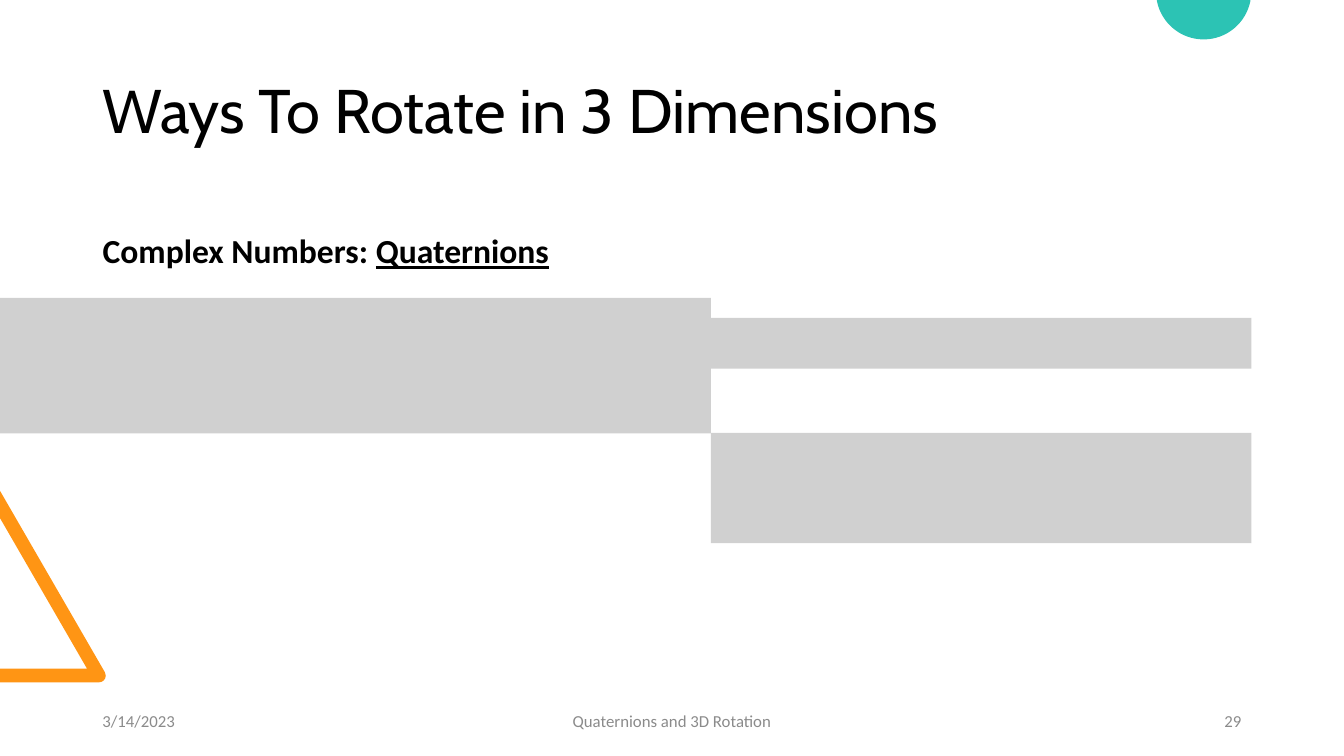
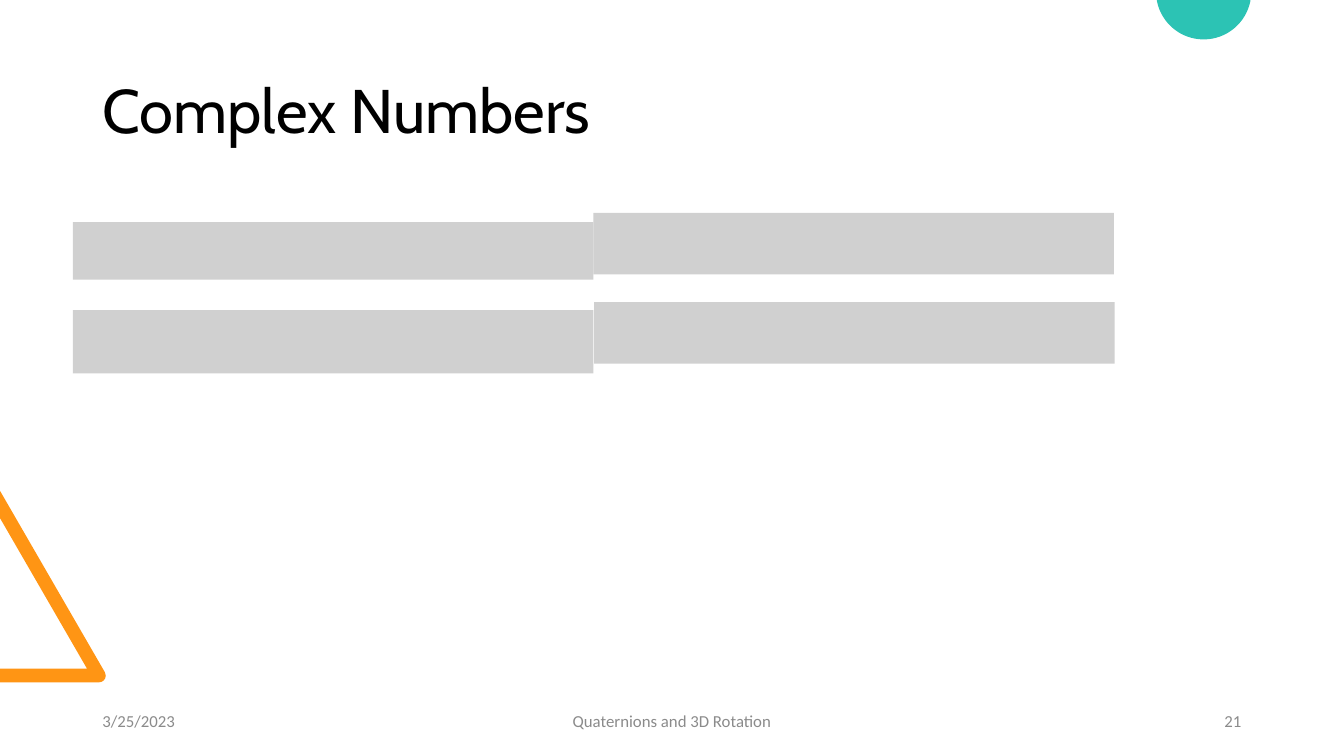
Before and after one commit to LukasGoodman23/QuaternionsVSEulerRotations, a slide deck: slide 21 of Quaternions and Three-Dimensional Rotations.pptx (slide 29 before the commit). Drawn at 1344x756 pixels with LibreOffice and Linux fonts; fonts in the diff are those of the drawing; grey boxes stand for pictures. Boxes give left, top, right and bottom in pixels: in the first picture for what was removed or moved away, otherwise in the second. Text is boxed around its words. In the diff, an @@ line names an element or a change of style, - is before the commit and + after.

```diff
--- a/Quaternions and Three-Dimensional Rotations.pptx
+++ b/Quaternions and Three-Dimensional Rotations.pptx
@@ title at (103,86,591,147): text changed @@
-Ways To Rotate in 3 Dimensions
+Complex Numbers
@@ picture added at (73,222,594,279) @@
@@ text removed at (103,239,549,269) @@
-Complex Numbers: Quaternions
@@ picture added at (594,213,1115,274) @@
@@ picture removed at (0,297,711,434) @@
@@ picture added at (73,311,594,374) @@
@@ picture added at (594,302,1115,364) @@
@@ picture removed at (711,318,1251,368) @@
@@ picture removed at (711,434,1251,543) @@
@@ text at (102,715,174,728): text changed @@
-3/14/2023
+3/25/2023
@@ page number at (1224,716,1241,727): text changed @@
-29
+21
```
Also in this commit, not shown: 22 other slides changed, 6 slides added, 7 slides removed, 8 other files.
